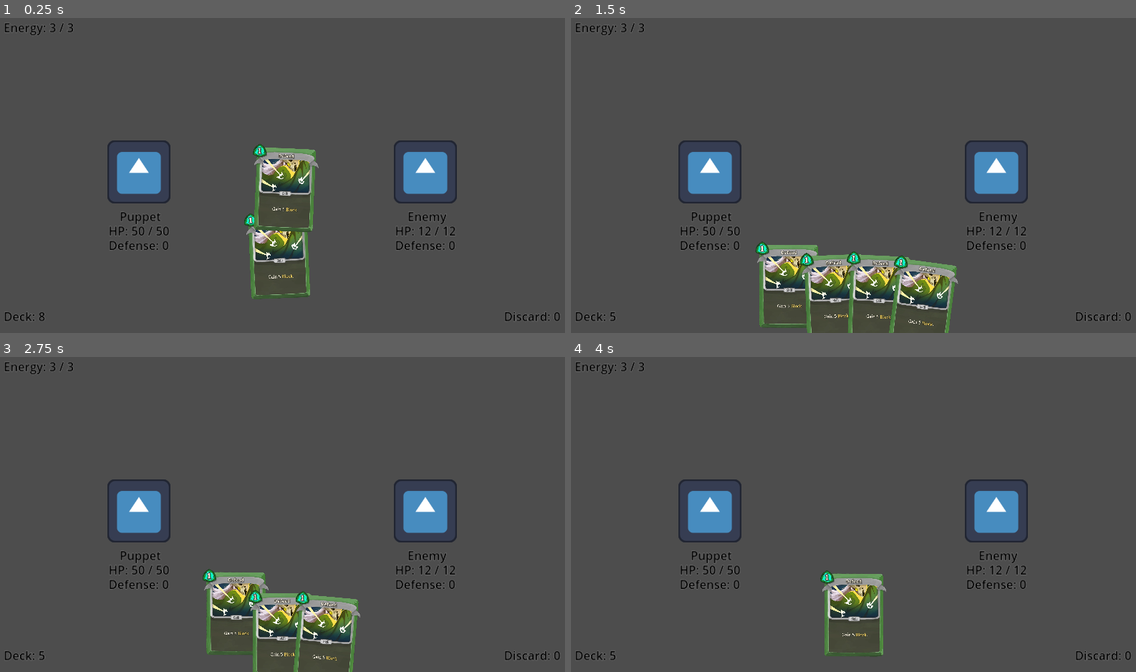
Above: before the commit, frames 1-4 (two rows, left to right).
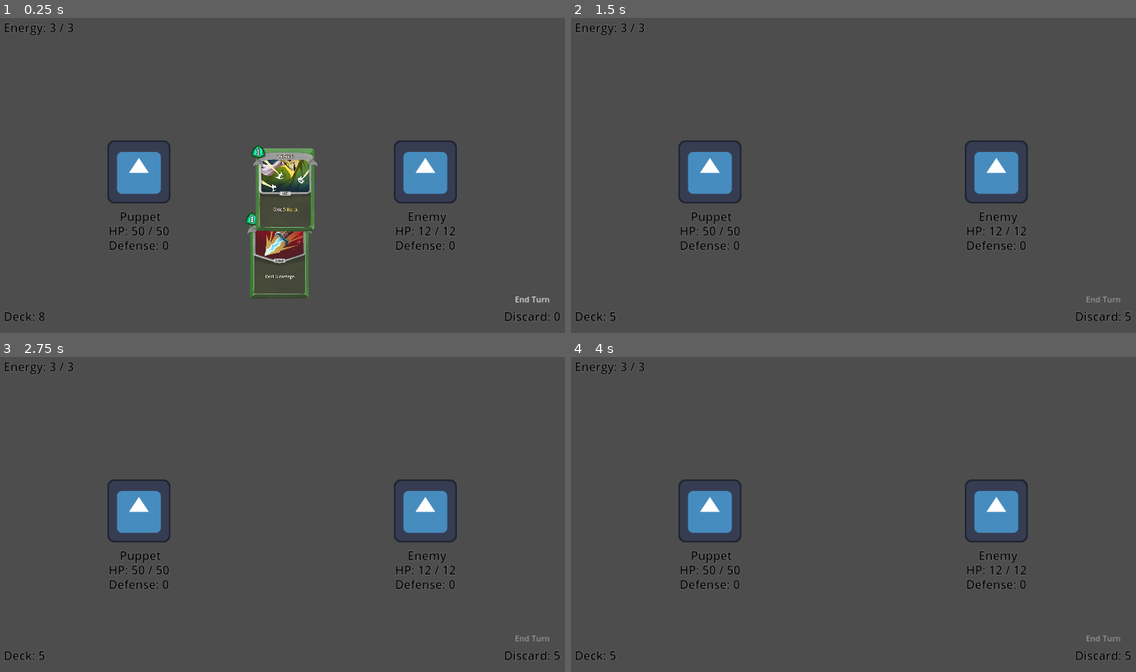
Above: after the commit, the same moments.

Repository: TheItsyBitsySpider/Game-Jam-2024
Game: Godot game, scene res://scenes/main.tscn
Two runs of this game, one before a commit and one after it. Both use one fixed random seed, a clock stepped at 60 frames per second and the inputs below. The engine's default icon, where the game draws it, is replaced by a stand-in: a white triangle on a blue panel in a dark square.
Inputs (mouse positions are in pixels of both pictures, inside the frame that each line leads up to):
- Up to frame 1 (0.25 s): no input
- Up to frame 2 (1.5 s): click (1102, 298) at 0.5 s, where only the run after the commit has a clickable "End Turn"; move the mouse to (763, 304) at 1.27 s; press the mouse at (763, 304) at 1.28 s
- Up to frame 3 (2.75 s): move the mouse to (214, 640) at 2.02 s; release the mouse at (214, 640) at 2.03 s; click (214, 640) at 2.1 s
- Up to frame 4 (4 s): move the mouse to (808, 637) at 2.77 s; press the mouse at (808, 637) at 2.78 s; move the mouse to (830, 634) at 3.52 s; release the mouse at (830, 634) at 3.53 s; click (830, 634) at 3.6 s

The runs differ from the first frame. In frame 1, 1.9% of the frame differs, in the area x 43-98%, y 40-91%; in frame 2, 5.8%, in the area x 32-100%, y 70-100%; in frame 3, 4.6%; in frame 4, 1.9%.

Commit message:
feat: play cards

Diff:
--- /dev/null
+++ b/cardgame/resources/cards/data/defend.json
@@ -0,0 +1,6 @@
+{
+	"name" : "defend",
+	"cost" : 1,
+	"texture" : "res://resources/cards/textures/defend.png",
+	"ability" : "res://scripts/cards/card_effects/strike.gd"
+}
--- /dev/null
+++ b/cardgame/resources/cards/data/strike.json
@@ -0,0 +1,6 @@
+{
+	"name" : "strike",
+	"cost" : 1,
+	"texture" : "res://resources/cards/textures/strike.png",
+	"ability" : "res://scripts/cards/card_effects/strike.gd"
+}
--- a/cardgame/resources/cards/data/test_card_1.json
+++ /dev/null
@@ -1,6 +0,0 @@
-{
-	"name" : "test_card_1",
-	"cost" : 1,
-	"texture" : "res://resources/cards/textures/placeholder.png",
-	"ability" : "res://scripts/cards/card_effects/test_card.gd"
-}
--- a/cardgame/resources/cards/data/test_card_2.json
+++ /dev/null
@@ -1,6 +0,0 @@
-{
-	"name" : "test_card_2",
-	"cost" : 4,
-	"texture" : "res://resources/cards/textures/placeholder.png",
-	"ability" : "res://scripts/cards/card_effects/test_card.gd"
-}
--- a/cardgame/scenes/battle.tscn
+++ b/cardgame/scenes/battle.tscn
@@ -1,6 +1,28 @@
-[gd_scene load_steps=2 format=3 uid="uid://diiw15ga6j62h"]
+[gd_scene load_steps=13 format=3 uid="uid://diiw15ga6j62h"]
 
 [ext_resource type="Script" path="res://scripts/battle.gd" id="1_uet7q"]
+
+[sub_resource type="StyleBoxEmpty" id="StyleBoxEmpty_le6ds"]
+
+[sub_resource type="StyleBoxEmpty" id="StyleBoxEmpty_vgo4n"]
+
+[sub_resource type="StyleBoxEmpty" id="StyleBoxEmpty_tdb5c"]
+
+[sub_resource type="StyleBoxEmpty" id="StyleBoxEmpty_kjj6t"]
+
+[sub_resource type="StyleBoxEmpty" id="StyleBoxEmpty_58gtx"]
+
+[sub_resource type="StyleBoxEmpty" id="StyleBoxEmpty_4nasy"]
+
+[sub_resource type="StyleBoxEmpty" id="StyleBoxEmpty_2hg38"]
+
+[sub_resource type="StyleBoxEmpty" id="StyleBoxEmpty_mu8w1"]
+
+[sub_resource type="StyleBoxEmpty" id="StyleBoxEmpty_8bb04"]
+
+[sub_resource type="StyleBoxEmpty" id="StyleBoxEmpty_6tlhu"]
+
+[sub_resource type="StyleBoxEmpty" id="StyleBoxEmpty_bph6o"]
 
 [node name="Battle" type="Node2D"]
 script = ExtResource("1_uet7q")
@@ -34,7 +56,43 @@
 scroll_active = false
 autowrap_mode = 0
 
-[node name="DiscardPileSize" type="RichTextLabel" parent="CanvasLayer/MarginContainer"]
+[node name="Energy" type="RichTextLabel" parent="CanvasLayer/MarginContainer"]
+unique_name_in_owner = true
+clip_contents = false
+layout_mode = 2
+mouse_filter = 2
+theme_override_colors/default_color = Color(0, 0, 0, 1)
+theme_override_colors/font_outline_color = Color(1, 1, 1, 1)
+theme_override_constants/outline_size = 1
+theme_override_font_sizes/normal_font_size = 24
+bbcode_enabled = true
+fit_content = true
+scroll_active = false
+autowrap_mode = 0
+
+[node name="VBoxContainer" type="VBoxContainer" parent="CanvasLayer/MarginContainer"]
+layout_mode = 2
+size_flags_horizontal = 8
+size_flags_vertical = 8
+alignment = 2
+
+[node name="EndTurn" type="Button" parent="CanvasLayer/MarginContainer/VBoxContainer"]
+unique_name_in_owner = true
+layout_mode = 2
+theme_override_styles/focus = SubResource("StyleBoxEmpty_le6ds")
+theme_override_styles/disabled_mirrored = SubResource("StyleBoxEmpty_vgo4n")
+theme_override_styles/disabled = SubResource("StyleBoxEmpty_tdb5c")
+theme_override_styles/hover_pressed_mirrored = SubResource("StyleBoxEmpty_kjj6t")
+theme_override_styles/hover_pressed = SubResource("StyleBoxEmpty_58gtx")
+theme_override_styles/hover_mirrored = SubResource("StyleBoxEmpty_4nasy")
+theme_override_styles/hover = SubResource("StyleBoxEmpty_2hg38")
+theme_override_styles/pressed_mirrored = SubResource("StyleBoxEmpty_mu8w1")
+theme_override_styles/pressed = SubResource("StyleBoxEmpty_8bb04")
+theme_override_styles/normal_mirrored = SubResource("StyleBoxEmpty_6tlhu")
+theme_override_styles/normal = SubResource("StyleBoxEmpty_bph6o")
+text = "End Turn"
+
+[node name="DiscardPileSize" type="RichTextLabel" parent="CanvasLayer/MarginContainer/VBoxContainer"]
 unique_name_in_owner = true
 clip_contents = false
 layout_mode = 2
@@ -50,16 +108,4 @@
 scroll_active = false
 autowrap_mode = 0
 
-[node name="Energy" type="RichTextLabel" parent="CanvasLayer/MarginContainer"]
-unique_name_in_owner = true
-clip_contents = false
-layout_mode = 2
-mouse_filter = 2
-theme_override_colors/default_color = Color(0, 0, 0, 1)
-theme_override_colors/font_outline_color = Color(1, 1, 1, 1)
-theme_override_constants/outline_size = 1
-theme_override_font_sizes/normal_font_size = 24
-bbcode_enabled = true
-fit_content = true
-scroll_active = false
-autowrap_mode = 0
+[connection signal="pressed" from="CanvasLayer/MarginContainer/VBoxContainer/EndTurn" to="." method="_on_end_turn_button_pressed"]
--- a/cardgame/scenes/characters/character.tscn
+++ b/cardgame/scenes/characters/character.tscn
@@ -3,7 +3,8 @@
 [ext_resource type="Script" path="res://scripts/characters/character.gd" id="1_dy24k"]
 [ext_resource type="Texture2D" uid="uid://pvcesoalhx5m" path="res://icon.svg" id="2_euoa6"]
 
-[sub_resource type="RectangleShape2D" id="RectangleShape2D_dbe7j"]
+[sub_resource type="CircleShape2D" id="CircleShape2D_s4udb"]
+radius = 84.0
 
 [node name="Character" type="Node2D"]
 script = ExtResource("1_dy24k")
@@ -14,7 +15,7 @@
 [node name="Area2D" type="Area2D" parent="."]
 
 [node name="CollisionShape2D" type="CollisionShape2D" parent="Area2D"]
-shape = SubResource("RectangleShape2D_dbe7j")
+shape = SubResource("CircleShape2D_s4udb")
 
 [node name="RichTextLabel" type="RichTextLabel" parent="."]
 clip_contents = false
--- a/cardgame/scripts/battle.gd
+++ b/cardgame/scripts/battle.gd
@@ -7,26 +7,31 @@
 @onready var deck_label: RichTextLabel = %DeckSize
 @onready var discard_label: RichTextLabel = %DiscardPileSize
 @onready var energy_label: RichTextLabel = %Energy
+@onready var end_turn_button: Button = %EndTurn
 
 var deck: Array[BaseCard]
 var discard: Array[BaseCard]
 
-var turn_order: Array
+var turn_order: Array[Node2D]
 var turn: int
 
+var puppet: Puppet:
+	get:
+		return turn_order.front()
+
 func _init():
-	_shuffle_deck()
+	_shuffle_deck(Player.deck)
 
-func _shuffle_deck():
+func _shuffle_deck(deck_to_pick_from: Array[BaseCard]):
 	var picked = []
-	for i in range(len(Player.deck)):
+	for i in range(len(deck_to_pick_from)):
 		picked.append(false)
 
-	for i in range(len(Player.deck)):
-		var pick = randi_range(0, len(Player.deck) - 1)
+	for i in range(len(deck_to_pick_from)):
+		var pick = randi_range(0, len(deck_to_pick_from) - 1)
 		while picked[pick]:
-			pick = (pick + 1) % len(Player.deck)
-		deck.append(Player.deck[pick])
+			pick = (pick + 1) % len(deck_to_pick_from)
+		deck.append(deck_to_pick_from[pick])
 		picked[pick] = true
 
 func _ready():
@@ -38,6 +43,9 @@
 		turn_order.append(character)
 		add_child(character)
 	turn_order.front().ping()
+
+func _on_end_turn_button_pressed():
+	next_turn()
 
 func next_turn():
 	turn = (turn + 1) % len(turn_order)
@@ -52,8 +60,16 @@
 func update_energy_label(current: int, total: int):
 	energy_label.text = ' '.join(["Energy:", current, "/", total])
 
-func pop_deck():
-	deck.pop_back()
+func pop_deck() -> BaseCard:
+	if not deck:
+		_shuffle_deck(discard)
+		discard = []
+		_update_discard_label()
+
+	var card = deck.pop_back()
 	_update_deck_label()
-	if not deck:
-		pass
+	return card
+
+func discard_card(card: BaseCard):
+	discard.append(card)
+	_update_discard_label()
--- a/cardgame/scripts/cards/base_card.gd
+++ b/cardgame/scripts/cards/base_card.gd
@@ -27,6 +27,9 @@
 
 var target_position: Vector2
 var sprite_target_position: Vector2
+var target_rotation_degrees: float
+
+var rotation_degrees_before_dragging: float
 
 func setup(data: Dictionary):
 	self.data = data
@@ -54,23 +57,37 @@
 	var speed = SPEED * delta
 	position = lerp(position, target_position, speed)
 	sprite.position = lerp(sprite.position, sprite_target_position, speed)
+	rotation_degrees = lerp(rotation_degrees, target_rotation_degrees,
+							speed / 2)
 
-	if Player.hovered_cards and Player.hovered_cards.front() == self:
-		if Input.is_action_just_pressed("left_click"):
-			if not Player.smother_left_click:
-				Player.smother_left_click = true
-				play()
+	if not Player.dragged_card:
+		if Player.hovered_cards and Player.hovered_cards.front() == self:
+			if Input.is_action_pressed("left_click"):
+				if not Player.smother_left_click:
+					rotation_degrees_before_dragging = target_rotation_degrees
+					target_rotation_degrees = 0
+					rotation_degrees = 0
+					sprite.rotation_degrees = 0
+					Player.smother_left_click = true
+					Player.dragged_card = self
+					return
 
-		var screen_size = get_viewport().content_scale_size
-		var hand_position = screen_size.y / 2 - BaseCard.HEIGHT / 2.25
-		var difference = hand_position - position.y
-		sprite_target_position.y = difference - HEIGHT / 4
-		sprite.rotation_degrees = -rotation_degrees
-	else:
-		sprite_target_position.y = 0
-		sprite.rotation_degrees = 0
+			var screen_size = get_viewport().content_scale_size
+			var hand_position = screen_size.y / 2 - BaseCard.HEIGHT / 2.25
+			var difference = hand_position - position.y
+			sprite_target_position.x = 0
+			sprite_target_position.y = difference - HEIGHT / 4
+			sprite.rotation_degrees = -rotation_degrees
+		else:
+			sprite_target_position.x = 0
+			sprite_target_position.y = 0
+			sprite.rotation_degrees = 0
 
-func play():
-	Player.hand.erase(self)
-	Player.hovered_cards.erase(self)
-	queue_free()
+func play(_character: Node2D) -> bool:
+	var puppet = Main.battle.puppet
+	if cost <= puppet.current_energy:
+		puppet.current_energy -= cost
+		Player.discard_card(self)
+		Player.hovered_cards.erase(self)
+		return true
+	return false
--- /dev/null
+++ b/cardgame/scripts/cards/card_effects/strike.gd
@@ -0,0 +1,8 @@
+class_name StrikeCard
+
+extends BaseCard
+
+func play(character: Node2D):
+	var played = super(character)
+	if played:
+		print(' '.join([alias, cost]))
--- a/cardgame/scripts/cards/card_effects/test_card.gd
+++ /dev/null
@@ -1,7 +0,0 @@
-class_name TestCard
-
-extends BaseCard
-
-func play():
-	super()
-	print(' '.join([alias, cost]))
--- a/cardgame/scripts/cards/hand.gd
+++ b/cardgame/scripts/cards/hand.gd
@@ -7,12 +7,13 @@
 func add(card: BaseCard):
 	if card and len(cards) < MAX_SIZE:
 		Main.INSTANCE.add_child(card)
+		card.position = Vector2.ZERO
 		cards.append(card)
 		draw()
 
 func erase(card: BaseCard):
 	if card:
-		card.queue_free()
+		Main.INSTANCE.remove_child(card)
 		cards.erase(card)
 		draw()
 
@@ -36,9 +37,10 @@
 
 		var middle = (len(cards) - 1) / 2.0
 		var delta = i - middle
-		card.rotation_degrees = delta * 5
+		card.target_rotation_degrees = delta * 5
 
-		var dip = sin(deg_to_rad(abs(card.rotation_degrees))) * BaseCard.WIDTH
+		var alpha = deg_to_rad(abs(card.target_rotation_degrees))
+		var dip = sin(alpha) * BaseCard.WIDTH
 		card.target_position.y += pow(dip * 0.25, 1.75)
 
 		i += 1
--- a/cardgame/scripts/characters/enemy.gd
+++ b/cardgame/scripts/characters/enemy.gd
@@ -11,10 +11,21 @@
 	character.current_health = 12
 	character.total_health = 12
 
+	character.area.connect("mouse_entered", _on_mouse_entered)
+	character.area.connect("mouse_exited", _on_mouse_exited)
+
 	var screen_size = get_viewport().content_scale_size
 	position.x = screen_size.x / 4
 
+func _on_mouse_entered():
+	Player.hovered_enemy = self
+
+func _on_mouse_exited():
+	Player.hovered_enemy = null
+
 func ping():
-	for card in Player.hand.cards:
+	Main.battle.end_turn_button.disabled = true
+
+	while Player.hand.cards:
 		await get_tree().create_timer(0.1).timeout
-		Player.hand.erase(card)
+		Player.discard_card(Player.hand.cards.back())
--- a/cardgame/scripts/characters/puppet.gd
+++ b/cardgame/scripts/characters/puppet.gd
@@ -38,6 +38,11 @@
 	position.x = -screen_size.x / 4
 
 func ping():
+	Main.battle.end_turn_button.disabled = false
+
+	character.defense = 0
+	current_energy = total_energy
+
 	for i in range(Player.draw_size):
 		await get_tree().create_timer(0.1).timeout
 		Player.draw_card()
--- a/cardgame/scripts/player.gd
+++ b/cardgame/scripts/player.gd
@@ -3,6 +3,8 @@
 static var deck: Array[BaseCard]
 static var hand: Hand = Hand.new()
 static var hovered_cards: Array[BaseCard]
+static var hovered_enemy: Node2D
+static var dragged_card: BaseCard
 
 static var draw_size: int
 
@@ -10,15 +12,32 @@
 
 static func setup():
 	for i in range(5):
-		deck.append(CardDatabase.create_card("test_card_1"))
+		deck.append(CardDatabase.create_card("strike"))
 	for i in range(5):
-		deck.append(CardDatabase.create_card("test_card_2"))
+		deck.append(CardDatabase.create_card("defend"))
 
 	draw_size = 5
 
 static func process(_delta: float):
 	smother_left_click = false
 
+	if dragged_card:
+		if not Input.is_action_pressed("left_click"):
+			var rotation_degrees = dragged_card.rotation_degrees_before_dragging
+			dragged_card.target_rotation_degrees = rotation_degrees
+			if hovered_enemy:
+				dragged_card.play(hovered_enemy)
+			dragged_card = null
+			return
+
+		var mouse_position = Main.INSTANCE.get_local_mouse_position()
+		var delta = mouse_position - dragged_card.position
+		dragged_card.sprite_target_position = delta
+
 static func draw_card():
-	hand.add(Main.battle.deck.back())
-	Main.battle.pop_deck()
+	var card = Main.battle.pop_deck()
+	hand.add(card)
+
+static func discard_card(card: BaseCard):
+	Main.battle.discard_card(card)
+	hand.erase(card)
Renamed: cardgame/resources/cards/textures/placeholder.png -> cardgame/resources/cards/textures/defend.png
Not shown, added: cardgame/resources/cards/textures/defend.png.import
Binary file added: cardgame/resources/cards/textures/strike.png
Not shown, changed: cardgame/resources/cards/textures/strike.png.import
